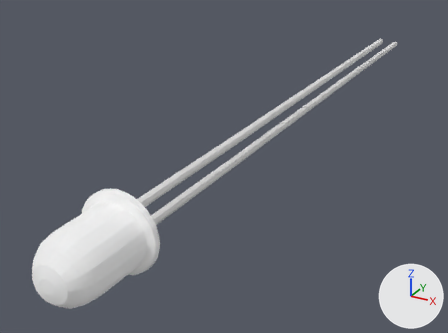
An edit to the glTF model 3d/models/LES.glb, drawn before and after from the same camera.
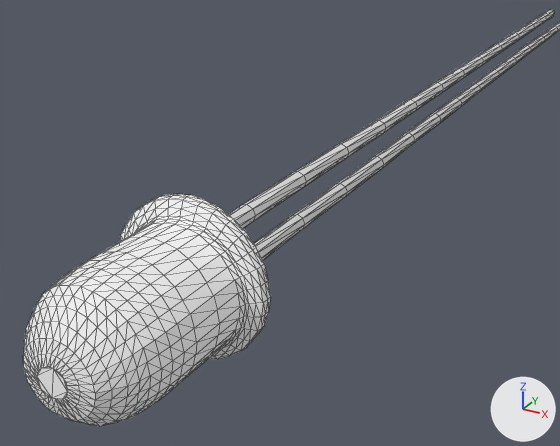
Each version appears first whole from a 50 mm lens placed at (3.08, -7.61, 3.26), pointed at (-0.79, -0.56, -0.26), and next in a close-up from a 50 mm lens placed at (1.9, -6.49, 2.23), pointed at (0.47, -3.89, 0.93). Lighting does not change. The marker at lower right points along +X, +Y and +Z. The older version's two pictures come first. The close-ups show mesh edges as thin lines. Where no turn or scale is listed for an object, it has been applied to the vertices. Vertices at exactly the same position are counted once.
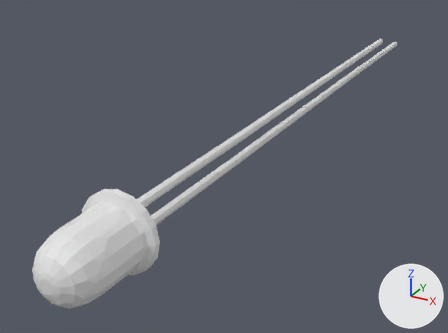
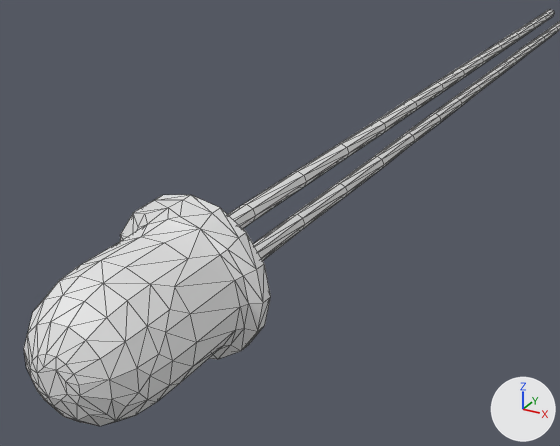
Pixel boxes [x1, y1, x2, y2] of what changed, in the close-ups (560 x 446 px):
'Sphere', reshaped: before [23, 194, 271, 426]; after [24, 195, 271, 426]
part 1 of me_sphere, cut back: before [23, 194, 271, 426]; after [49, 213, 238, 426]

Edits to the bpy script that builds the scene:
```text
Change me_sphere:
    used by ob_sphere; location = (0.0, 0.0, 0.0)
    remove me_sphere.from_pydata(...)  # 608 vertices, 1212 faces; spans x -0.408..0.408, y -4.801..-3.868, z 0.146..0.962
    remove me_sphere.materials.append(mat_material_001)  # white #ffffff
    add me_sphere.from_pydata(...)  # 171 vertices, 338 faces; spans x -0.406..0.406, y -4.801..-3.868, z 0.148..0.96
    me_sphere part 1: 445 vertices removed from x -0.408..0.408, y -4.801..-3.869, z 0.146..0.962; 8 vertices added at x -0.312..0.123, y -4.758..-3.959, z 0.315..0.855
```
